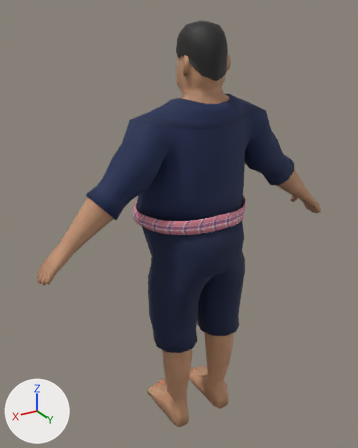
A saved change to the Blender file assets/models/human_base/human_base_fat.blend.
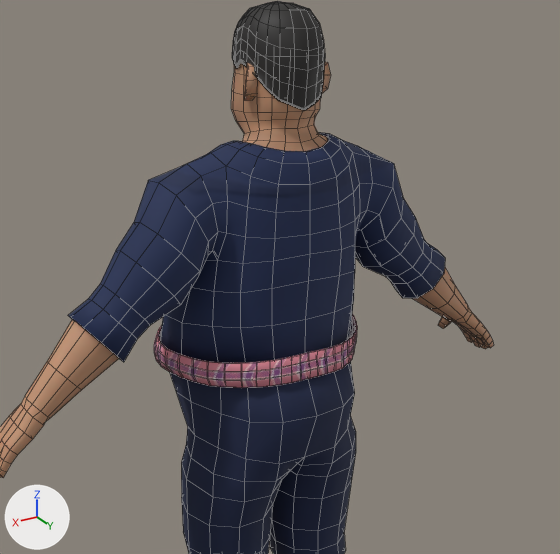
There are two pictures of each version: one whole from a 50 mm camera at (1.088, 1.645, 1.84) aimed at (0.038, -0.105, 0.965), one close up on the part from 13% to 100% of the width and 4% to 73% of the height. Arrows for +X, +Y and +Z are at lower left; the lights stay in place. The older version's two pictures come first. The close-ups show mesh edges as thin lines.

Objects in the first close-up: 'Body', 'Cloth_mohom', 'Cloth_mohom_sash', 'Hair_student'.
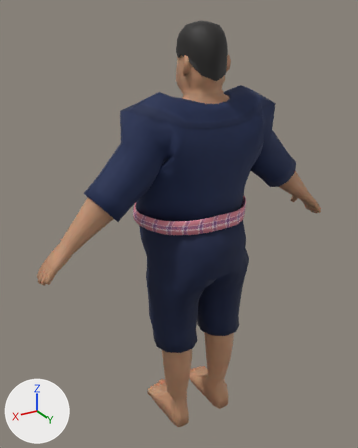
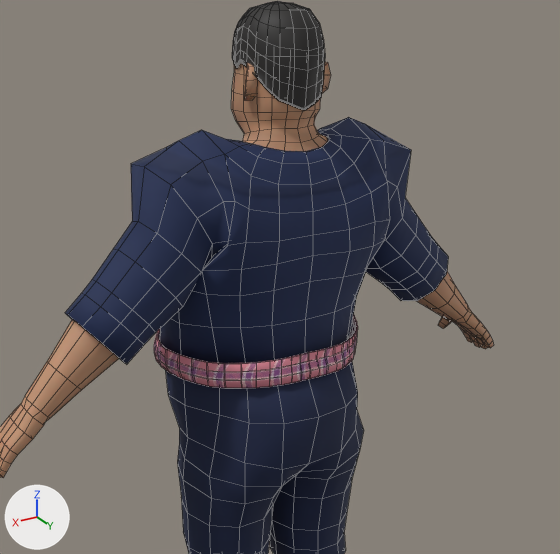
Boxes (x1, y1, x2, y2) around the edits, measured in the close-ups (560 x 554 px; the box of a moved part takes in the faces that stretch with it):
'Cloth_mohom', reshaped: before (68, 133, 445, 554); after (65, 117, 448, 554)
part 1 of me_cloth_mohom, moved or reshaped: before (68, 133, 445, 363); after (65, 117, 448, 364)
part 2 of me_cloth_mohom, moved or reshaped: before (170, 361, 356, 527); after (165, 361, 364, 527)

What the commit changed:
me_cloth_mohom is used by ob_cloth_mohom; location (0.0, 0.0, 0.0).
me_cloth_mohom had 537 vertices, 496 faces and spanned x -0.495..0.495, y -0.28..0.183, z 0.433..1.54.
me_cloth_mohom now has 537 vertices, 496 faces and spans x -0.5..0.5, y -0.28..0.191, z 0.433..1.566.
me_cloth_mohom part 1: 230 of 537 vertices moved; they spanned x -0.495..0.495, y -0.19..0.136, z 1.102..1.538 and now span x -0.5..0.5, y -0.194..0.152, z 1.096..1.566; mean shift (0.0, 0.001, 0.004); largest move (0.174, 0.081, 1.366) -> (0.208, 0.144, 1.359).
me_cloth_mohom part 2: 73 of 537 vertices moved; they spanned x -0.238..0.238, y -0.227..0.183, z 0.732..0.961 and now span x -0.248..0.248, y -0.233..0.191, z 0.729..0.962; mean shift (0.0, 0.001, -0.002); largest move (0.0, -0.121, 0.826) -> (0.0, -0.136, 0.812).
